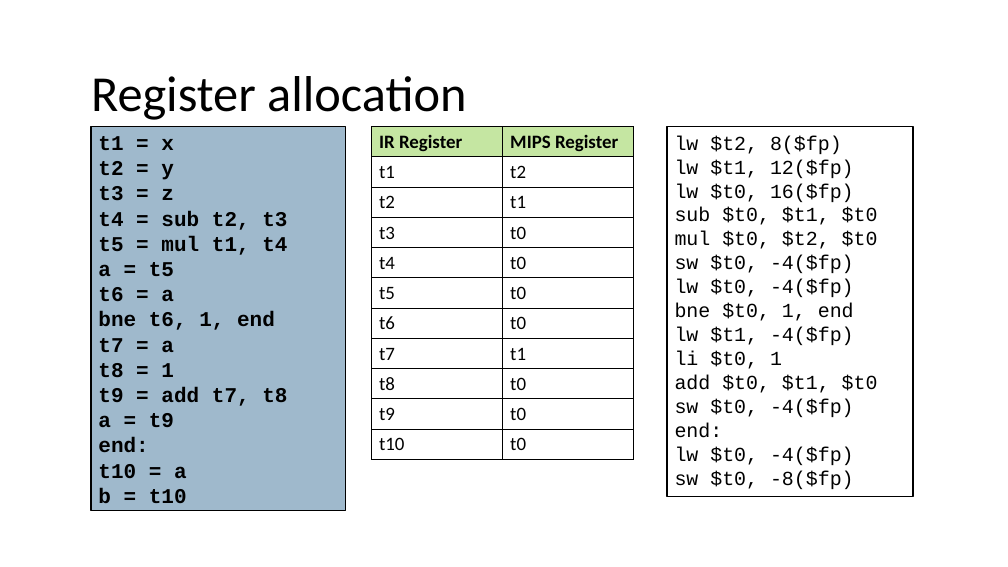
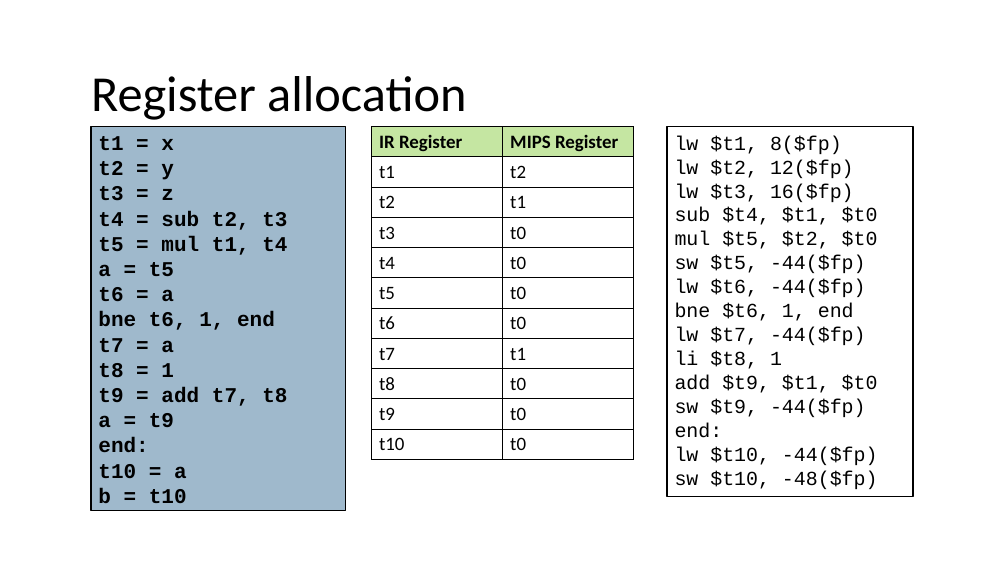
Before and after one commit to nivshani/compilation, a slide deck: slide 100 of slides/register_allocation.pptx. Drawn at 1008x567 pixels with LibreOffice and Linux fonts; fonts in the diff are those of the drawing. Boxes give left, top, right and bottom in pixels: in the first picture for what was removed or moved away, otherwise in the second. Text is boxed around its words. In the diff, an @@ line names an element or a change of style, - is before the commit and + after.

```diff
--- a/slides/register_allocation.pptx
+++ b/slides/register_allocation.pptx
@@ text in rectangle at (x1=675, y1=136, x2=878, y2=417): text changed @@
-lw $t2, 8($fp)
-lw $t1, 12($fp)
-lw $t0, 16($fp)
-sub $t0, $t1, $t0
-mul $t0, $t2, $t0
-sw $t0, -4($fp)
-lw $t0, -4($fp)
-bne $t0, 1, end
-lw $t1, -4($fp)
-li $t0, 1
-add $t0, $t1, $t0
-sw $t0, -4($fp)
+lw $t1, 8($fp)
+lw $t2, 12($fp)
+lw $t3, 16($fp)
+sub $t4, $t1, $t0
+mul $t5, $t2, $t0
+sw $t5, -44($fp)
+lw $t6, -44($fp)
+bne $t6, 1, end
+lw $t7, -44($fp)
+li $t8, 1
+add $t9, $t1, $t0
+sw $t9, -44($fp)
@@ text in rectangle at (x1=675, y1=447, x2=878, y2=489): text changed @@
-lw $t0, -4($fp)
-sw $t0, -8($fp)
+lw $t10, -44($fp)
+sw $t10, -48($fp)
```
Also in this commit, not shown: 1 slide added, 1 other file.
